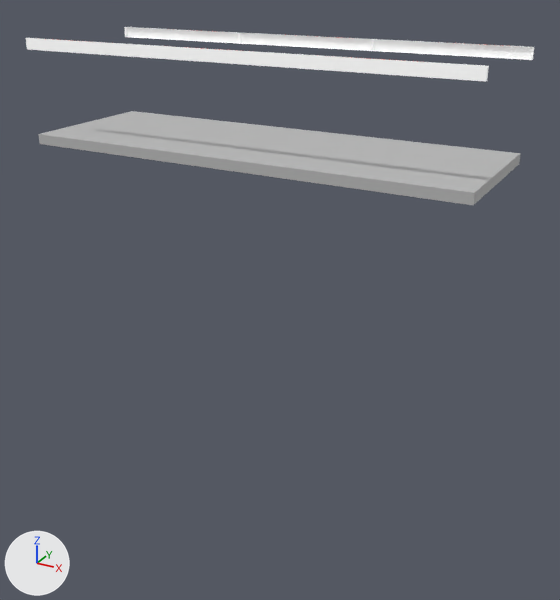
Before and after pictures for a commit that changed the FBX model OverZombied/Assets/Models/new_platform_gate.fbx.
Before and after are seen from a 50 mm camera at (0.0248, -0.0434, 0.005) aimed at (0.001, -0.0001, -0.0167). Lighting does not change. The marker at lower left points along +X, +Y and +Z. Where no turn or scale is listed for an object, it has been applied to the vertices.

The older version as bpy lines, for what is in view:
```python
me_mesh = bpy.data.meshes.new('Mesh')
me_mesh.from_pydata(...)  # a box spanning x -0.015..0.015, y -0.005..0.005, z -0.0003..0.0003
me_mesh.materials.append(mat_lambert1)  # grey #bcbcbc
me_mesh_001 = bpy.data.meshes.new('Mesh.001')
me_mesh_001.from_pydata(...)  # 9 vertices, 5 faces; spans x -0.00502..0.00502, y 0.0..0.00017, z -0.00036..0.00036
# faces by material slot: [4, 1]
me_mesh_001.materials.append(mat_marble1)  # its picture is missing
me_mesh_001.materials.append(mat_phong1)  # picture img_comb_tex_png
me_mesh_002 = bpy.data.meshes.new('Mesh.002')
me_mesh_002.from_pydata(...)  # 8 vertices, 5 faces; spans x -0.00502..0.00502, y -0.00017..0.0, z -0.00036..0.00036
# faces by material slot: [1, 4]
me_mesh_002.materials.append(mat_phong2)  # picture img_comb_tex_png
me_mesh_002.materials.append(mat_marble1)  # its picture is missing
ob_platform = bpy.data.objects.new('platform', me_mesh)
ob_platform.location = (0.0, 0.0, -0.00625)
ob_polysurface1 = bpy.data.objects.new('polySurface1', me_mesh_001)
ob_polysurface1.location = (0.01, -0.00506, -0.00005)
ob_polysurface2 = bpy.data.objects.new('polySurface2', me_mesh_002)
ob_polysurface2.location = (0.01, 0.00506, -0.00005)
# also in view: 'polySurface2.002' at (-0.01, 0.005, -0.0001); 'polySurface2.001' at (0.0, 0.005, -0.0001); 'polySurface1.001' at (0.0, -0.005, -0.0001); 'polySurface1.002' at (-0.01, -0.005, -0.0001)
```
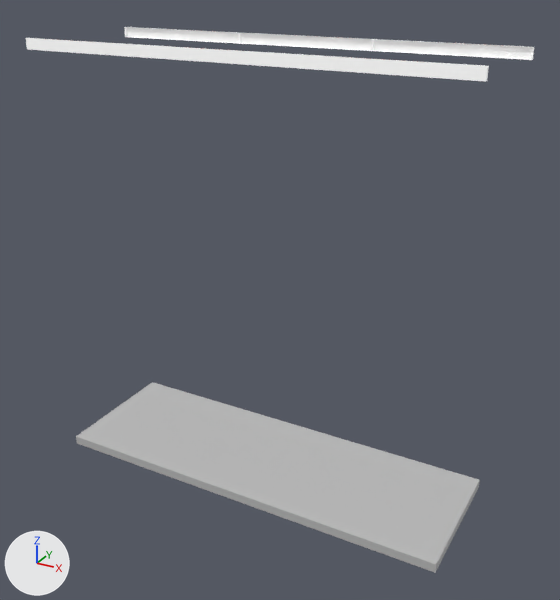
Edits to the bpy script that builds the scene:
```text
Change ob_platform:
    ob_platform.location: (0.0, 0.0, -0.00625) -> (0.0, 0.0, -0.0305)
```

What differs and where, as boxes [x1, y1, x2, y2] in the pictures (560 x 600 px):
'platform', moved: before [38, 111, 521, 205]; after [76, 382, 480, 573]
